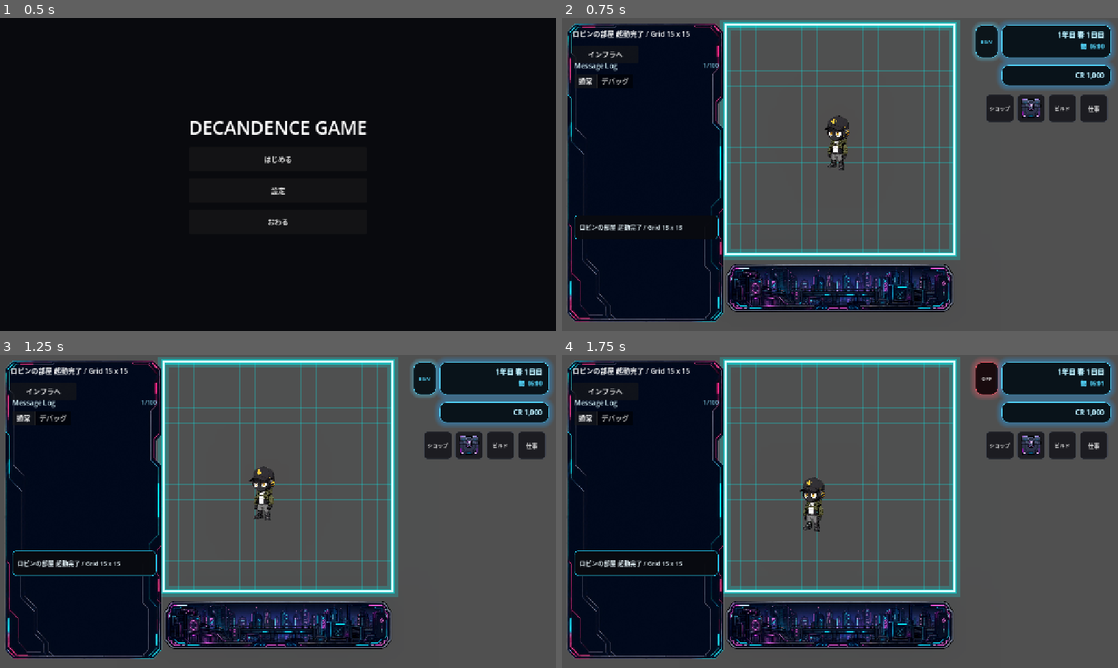
Above: before the commit, frames 1-4 (two rows, left to right).
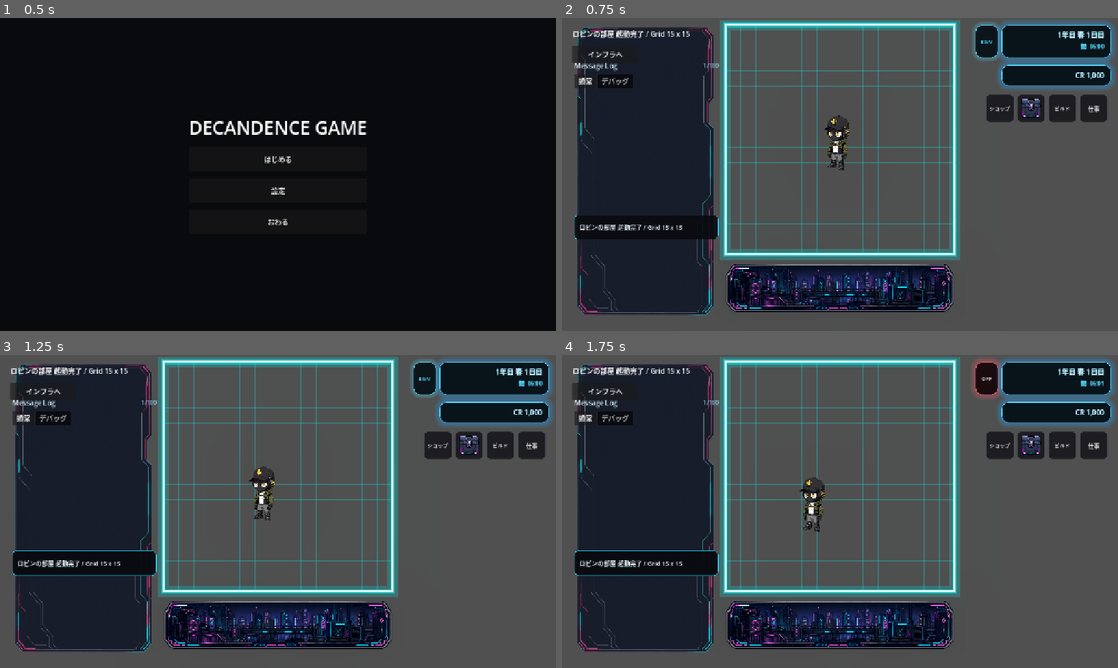
Above: after the commit, the same moments.

Repository: grimoire1089-coder/optimistic
Game: Godot game, scene res://Scenes/Boot/TitleScene.tscn
Same seed, same stepped clock (60 frames per second), same inputs: the game is played once before the commit and once after it. Sound files missing from this copy of the repository are replaced by a short silence.
Inputs:
- Up to frame 1 (0.5 s): no input
- Up to frame 2 (0.75 s): click "はじめる" at 0.5 s
- Up to frame 3 (1.25 s): no input
- Up to frame 4 (1.75 s): click "BGM" at 1.25 s

Frame 1 is identical in both runs. In frame 2, 5.6% of the frame differs, in the area x 0-30%, y 1-98%; in frame 3, 5.6%; in frame 4, 5.6%.

Commit message:
Reduce left background panel presence

Diff:
--- a/Scenes/Main/MainScene.tscn
+++ b/Scenes/Main/MainScene.tscn
@@ -56,13 +56,15 @@
 
 [node name="LeftBackgroundPanel" type="TextureRect" parent="CanvasLayer" unique_id=104457291]
 z_index = -100
-offset_left = 8.0
-offset_top = 8.0
-offset_right = 376.0
-offset_bottom = 704.0
+modulate = Color(1, 1, 1, 0.72)
+offset_left = 32.0
+offset_top = 16.0
+offset_right = 352.0
+offset_bottom = 688.0
 mouse_filter = 2
 texture = ExtResource("18_left_panel_bg")
 expand_mode = 1
+stretch_mode = 0
 
 [node name="DebugLabel" type="Label" parent="CanvasLayer" unique_id=210733485]
 offset_left = 24.0
